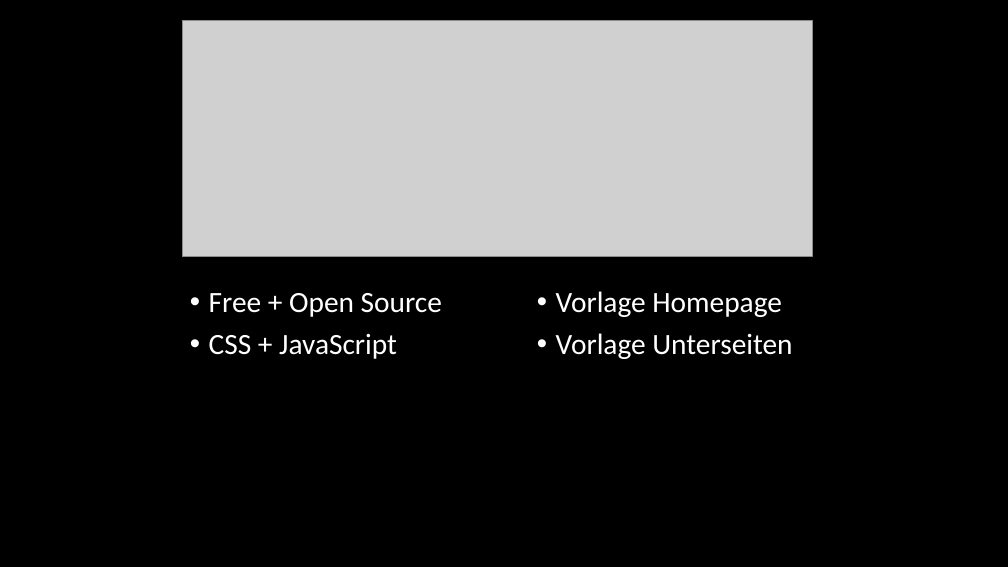
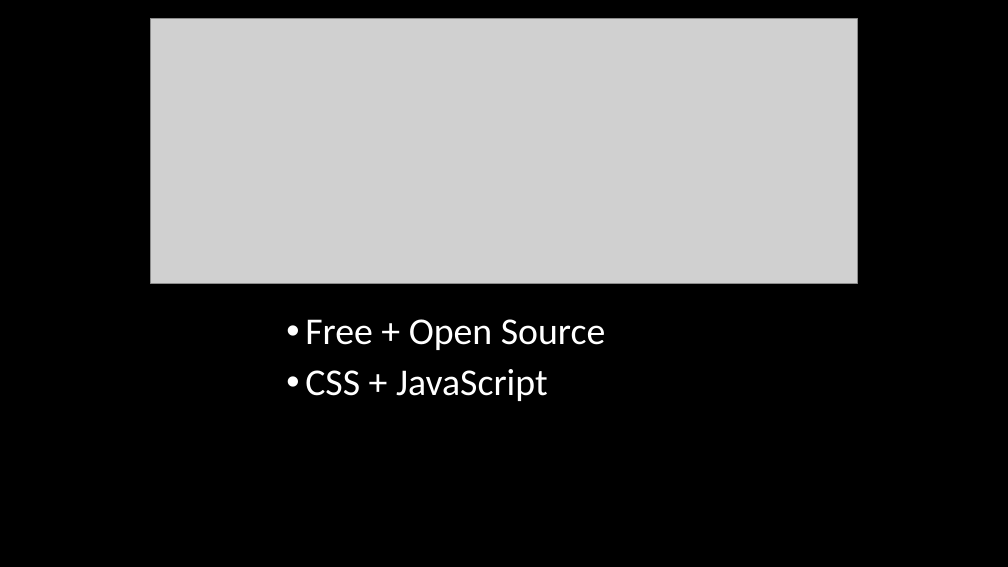
Before and after one commit to PhantomDancer1/Modul_431_Webpage, a slide deck: slide 5 of Modul Präsentation.pptx. Drawn at 1008x567 pixels with LibreOffice and Linux fonts; fonts in the diff are those of the drawing; grey boxes stand for pictures. Boxes give left, top, right and bottom in pixels: in the first picture for what was removed or moved away, otherwise in the second. Text is boxed around its words. In the diff, an @@ line names an element or a change of style, - is before the commit and + after.

```diff
--- a/Modul Präsentation.pptx
+++ b/Modul Präsentation.pptx
@@ picture: place and size @@
-picture at (182, 20, 812, 256)
+picture at (150, 18, 858, 284)
@@ text removed at (556, 291, 792, 359) @@
-• Vorlage Homepage
-• Vorlage Unterseiten
@@ text "Free + Open Source": place and size @@
-text "Free + Open Source" at (209, 293, 442, 359)
+text "Free + Open Source" at (305, 319, 606, 401)
@@ text "Free + Open Source" at (305, 319, 606, 401): size 28 to 36 pt @@
```
Also in this commit, not shown: 2 other slides changed, 2 slides added, 1 slide removed, 1 other file.
